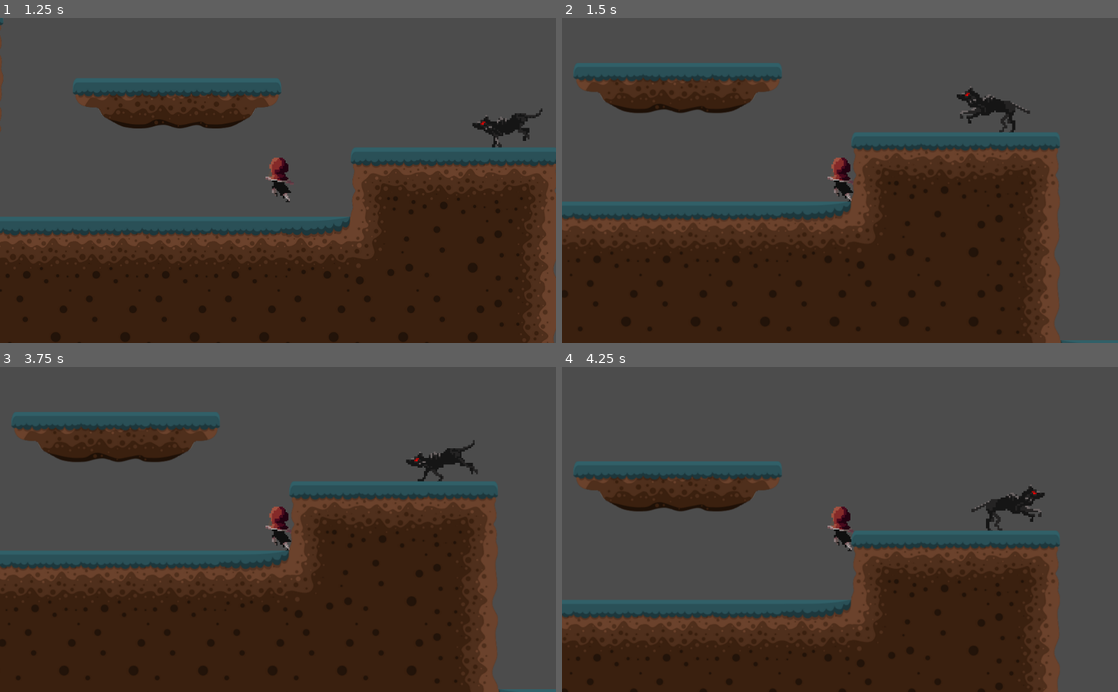
Above: before the commit, frames 1-4 (two rows, left to right).
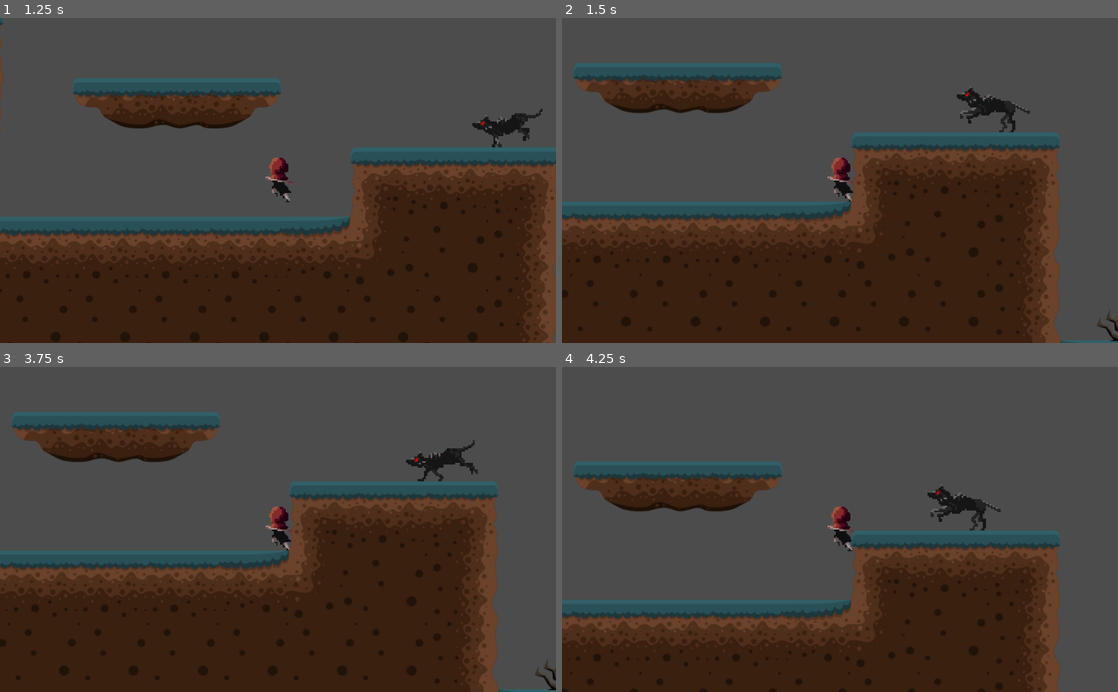
Above: after the commit, the same moments.

Repository: beldonholt/YourMum
Game: Godot game, scene res://LevelOne.tscn
Same seed, same stepped clock (60 frames per second), same inputs: the game is played once before the commit and once after it. This scene is started directly instead of the project's main scene.
Inputs:
- Up to frame 1 (1.25 s): hold D (right) from 0.53 s (still down); hold Shift (run) from 0.53 s (still down); tap W (jump) at 0.77 s
- Up to frame 2 (1.5 s): keep holding D (right); release Shift (run) at 1.28 s; tap Shift (run) at 1.35 s
- Up to frame 3 (3.75 s): tap W (jump) at 1.52, 3.02 s; release D (right) at 2.03 s; hold A (left) 2.03-2.78 s; hold Shift (run) 2.03-2.78 s; hold D (right) from 2.78 s (still down); tap Shift (run) at 2.85 s; hold Shift (run) from 3.53 s (still down)
- Up to frame 4 (4.25 s): keep holding D (right); keep holding Shift (run); tap W (jump) at 3.77 s

Frame 1 is identical in both runs. In frame 2, 0.1% of the frame differs, in the area x 96-100%, y 90-100%; in frame 3, 0.1%; in frame 4, 1.2%, in the area x 65-87%, y 36-51%.

Commit message:
fixing thomas's computer
your a god damn idiot thomas

Diff:
--- a/Lvl 3 Main progect/Global.gd
+++ b/Lvl 3 Main progect/Global.gd
@@ -2,6 +2,9 @@
 
 var ActiveScene = ""
 
-func sceneSave(Scene):
-	ActiveScene = Scene
-	print(Scene)
+func sceneSave():
+	ActiveScene = get_tree().get_current_scene().get_name() + ".tscn"
+	print(ActiveScene)
+
+func loadSave():
+	get_tree().change_scene("res://"+ActiveScene)
--- a/Lvl 3 Main progect/LevelOne.gd
+++ b/Lvl 3 Main progect/LevelOne.gd
@@ -1,4 +1,5 @@
 extends Node
 
 func _ready():
-	get_node("/root/Global").sceneSave(get_tree().get_current_scene())
+	Global.sceneSave()
+	#get_node("/root/Global").sceneSave(get_tree().get_current_scene())
--- a/Lvl 3 Main progect/LevelOne.tscn
+++ b/Lvl 3 Main progect/LevelOne.tscn
@@ -19,50 +19,51 @@
 [ext_resource path="res://Player.tscn" type="PackedScene" id=17]
 [ext_resource path="res://Wolf.tscn" type="PackedScene" id=18]
 [ext_resource path="res://LevelOne.gd" type="Script" id=19]
-
-[sub_resource type="ConvexPolygonShape2D" id=17]
-points = PoolVector2Array( 128, 128, 0, 128, 0, 0, 128, 0 )
-
-[sub_resource type="ConvexPolygonShape2D" id=18]
-points = PoolVector2Array( 128, 128, 0, 128, 0, 0, 128, 0 )
-
-[sub_resource type="ConvexPolygonShape2D" id=19]
-points = PoolVector2Array( 128, 128, 0, 128, 0, 0, 128, 0 )
-
-[sub_resource type="ConvexPolygonShape2D" id=20]
-points = PoolVector2Array( 128, 128, 0, 128, 0, 0, 128, 0 )
-
-[sub_resource type="ConvexPolygonShape2D" id=21]
+[ext_resource path="res://SpikeBush.tscn" type="PackedScene" id=20]
+
+[sub_resource type="ConvexPolygonShape2D" id=1]
+points = PoolVector2Array( 128, 128, 0, 128, 0, 0, 128, 0 )
+
+[sub_resource type="ConvexPolygonShape2D" id=2]
+points = PoolVector2Array( 128, 128, 0, 128, 0, 0, 128, 0 )
+
+[sub_resource type="ConvexPolygonShape2D" id=3]
+points = PoolVector2Array( 128, 128, 0, 128, 0, 0, 128, 0 )
+
+[sub_resource type="ConvexPolygonShape2D" id=4]
+points = PoolVector2Array( 128, 128, 0, 128, 0, 0, 128, 0 )
+
+[sub_resource type="ConvexPolygonShape2D" id=5]
 points = PoolVector2Array( 0, 0, 128, 0, 128, 128, 0, 128 )
 
-[sub_resource type="ConvexPolygonShape2D" id=22]
+[sub_resource type="ConvexPolygonShape2D" id=6]
 points = PoolVector2Array( 128, 0, 128, 96, 80, 96, 48, 64, 0, 48, 0, 0 )
 
-[sub_resource type="ConvexPolygonShape2D" id=23]
+[sub_resource type="ConvexPolygonShape2D" id=7]
 points = PoolVector2Array( 128, 96, 0, 96, 0, 0, 128, 0 )
 
-[sub_resource type="ConvexPolygonShape2D" id=24]
+[sub_resource type="ConvexPolygonShape2D" id=8]
 points = PoolVector2Array( 128, 0, 128, 48, 80, 64, 48, 96, 0, 96, 0, 0 )
 
-[sub_resource type="ConvexPolygonShape2D" id=25]
-points = PoolVector2Array( 128, 128, 0, 128, 0, 0, 128, 0 )
-
-[sub_resource type="ConvexPolygonShape2D" id=26]
-points = PoolVector2Array( 128, 128, 0, 128, 0, 0, 128, 0 )
-
-[sub_resource type="ConvexPolygonShape2D" id=27]
-points = PoolVector2Array( 128, 128, 0, 128, 0, 0, 128, 0 )
-
-[sub_resource type="ConvexPolygonShape2D" id=28]
-points = PoolVector2Array( 128, 128, 0, 128, 0, 0, 128, 0 )
-
-[sub_resource type="ConvexPolygonShape2D" id=29]
-points = PoolVector2Array( 128, 128, 0, 128, 0, 0, 128, 0 )
-
-[sub_resource type="ConvexPolygonShape2D" id=30]
-points = PoolVector2Array( 128, 128, 0, 128, 0, 0, 128, 0 )
-
-[sub_resource type="ConvexPolygonShape2D" id=31]
+[sub_resource type="ConvexPolygonShape2D" id=9]
+points = PoolVector2Array( 128, 128, 0, 128, 0, 0, 128, 0 )
+
+[sub_resource type="ConvexPolygonShape2D" id=10]
+points = PoolVector2Array( 128, 128, 0, 128, 0, 0, 128, 0 )
+
+[sub_resource type="ConvexPolygonShape2D" id=11]
+points = PoolVector2Array( 128, 128, 0, 128, 0, 0, 128, 0 )
+
+[sub_resource type="ConvexPolygonShape2D" id=12]
+points = PoolVector2Array( 128, 128, 0, 128, 0, 0, 128, 0 )
+
+[sub_resource type="ConvexPolygonShape2D" id=13]
+points = PoolVector2Array( 128, 128, 0, 128, 0, 0, 128, 0 )
+
+[sub_resource type="ConvexPolygonShape2D" id=14]
+points = PoolVector2Array( 128, 128, 0, 128, 0, 0, 128, 0 )
+
+[sub_resource type="ConvexPolygonShape2D" id=15]
 points = PoolVector2Array( 128, 128, 0, 128, 0, 0, 128, 0 )
 
 [sub_resource type="TileSet" id=16]
@@ -384,21 +385,19 @@
 15/navigation_offset = Vector2( 0, 0 )
 15/shape_offset = Vector2( 0, 0 )
 15/shape_transform = Transform2D( 1, 0, 0, 1, 0, 0 )
-15/shape = SubResource( 24 )
+15/shape = SubResource( 8 )
 15/shape_one_way = false
 15/shape_one_way_margin = 1.0
 15/shapes = [ {
 "autotile_coord": Vector2( 0, 0 ),
 "one_way": false,
 "one_way_margin": 1.0,
-"shape": SubResource( 24 ),
+"shape": SubResource( 8 ),
 "shape_transform": Transform2D( 1, 0, 0, 1, 0, 0 )
 } ]
 15/z_index = 0
 
-[node name="Level1" type="Node" groups=[
-"DeathTouch",
-]]
+[node name="LevelOne" type="Node"]
 script = ExtResource( 19 )
 
 [node name="Wolf" parent="." instance=ExtResource( 18 )]
@@ -413,3 +412,6 @@
 collision_layer = 3
 format = 1
 tile_data = PoolIntArray( -65536, 0, 0, -65535, 1, 0, -65534, 2, 0, 0, 11, 0, 1, 8, 0, 2, 12, 0, 4, 13, 0, 5, 14, 0, 6, …(1259 unchanged characters)…
+
+[node name="SpikeBush" parent="." instance=ExtResource( 20 )]
+position = Vector2( 1540.41, 477.873 )
--- a/Lvl 3 Main progect/Player.gd
+++ b/Lvl 3 Main progect/Player.gd
@@ -73,8 +73,8 @@
 #	print("restart")
 
 
-func collide():
-	if is_in_group("DeathTouch"):
+func collide(area):
+	if area.is_in_group("DeathTouch"):
 		print("hit")
 		get_tree().change_scene("res://TestLevelMovement.tscn")
 
@@ -93,5 +93,5 @@
 
 
 func _on_Area2D_area_entered(area):
-	print("hiy")
-	collide()
+	print(area)
+	collide(area)
--- a/Lvl 3 Main progect/Player.tscn
+++ b/Lvl 3 Main progect/Player.tscn
@@ -9,11 +9,10 @@
 [sub_resource type="RectangleShape2D" id=2]
 extents = Vector2( 22.7095, 39.2336 )
 
-[sub_resource type="Animation" id=4]
+[sub_resource type="Animation" id=3]
 resource_name = "Jump"
 
-[sub_resource type="Animation" id=3]
-resource_name = "Walk"
+[sub_resource type="Animation" id=4]
 length = 2.4
 loop = true
 tracks/0/type = "value"
@@ -63,8 +62,9 @@
 current = true
 
 [node name="AnimationPlayer" type="AnimationPlayer" parent="."]
-anims/Jump = SubResource( 4 )
-anims/Walk = SubResource( 3 )
+anims/Jump = SubResource( 3 )
+anims/Walk = SubResource( 4 )
+
 [connection signal="timeout" from="Sprint_timer" to="." method="_on_Sprint_timer_timeout"]
 [connection signal="timeout" from="Sprint_CoolDown" to="." method="_on_Sprint_CoolDown_timeout"]
 [connection signal="area_entered" from="Area2D" to="." method="_on_Area2D_area_entered"]
--- a/Lvl 3 Main progect/SpikeBush.gd
+++ /dev/null
@@ -1,7 +0,0 @@
-extends Node2D
-
-PlayerCollision == get_node("/root/LevelOne/Player/Area2D/CollisionShape2D")
-
-
-func _on_Area2D_area_entered(area):
-	if area =
--- a/Lvl 3 Main progect/SpikeBush.tscn
+++ b/Lvl 3 Main progect/SpikeBush.tscn
@@ -1,13 +1,11 @@
-[gd_scene load_steps=4 format=2]
+[gd_scene load_steps=3 format=2]
 
 [ext_resource path="res://SpikeBush.png" type="Texture" id=1]
-[ext_resource path="res://SpikeBush.gd" type="Script" id=2]
 
 [sub_resource type="RectangleShape2D" id=1]
 extents = Vector2( 68.9627, 36.3363 )
 
 [node name="SpikeBush" type="Node2D"]
-script = ExtResource( 2 )
 
 [node name="SpikeBush" type="Sprite" parent="."]
 texture = ExtResource( 1 )
--- a/Lvl 3 Main progect/TestLevelMovement.tscn
+++ b/Lvl 3 Main progect/TestLevelMovement.tscn
@@ -6,9 +6,6 @@
 
 [sub_resource type="RectangleShape2D" id=1]
 extents = Vector2( 83.3858, 32.869 )
-
-[sub_resource type="RectangleShape2D" id=2]
-extents = Vector2( 585.835, 35.9258 )
 
 [node name="Test Level " type="Node2D"]
 
@@ -29,14 +26,5 @@
 [node name="Player " parent="." instance=ExtResource( 2 )]
 position = Vector2( 589.507, 154.991 )
 
-[node name="FallZone" type="Area2D" parent="." groups=[
-"DeathTouch",
-]]
-position = Vector2( 480.509, 603.199 )
-
-[node name="CollisionShape2D" type="CollisionShape2D" parent="FallZone"]
-shape = SubResource( 2 )
-
 [node name="Wolf" parent="." instance=ExtResource( 3 )]
 position = Vector2( 96.535, 164.645 )
-[connection signal="body_entered" from="FallZone" to="Player " method="_on_FallZone_body_entered"]
Not shown: 15 places in Lvl 3 Main progect/LevelOne.tscn that only renumber resources
Not shown: 1 places in Lvl 3 Main progect/Player.tscn that only renumber resources
Not shown: 1 places in Lvl 3 Main progect/TestLevelMovement.tscn that only renumber resources
